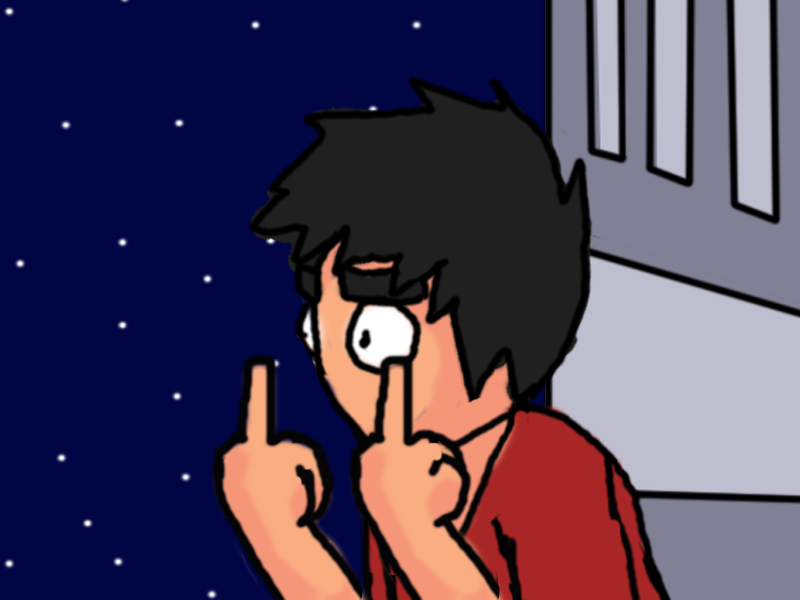
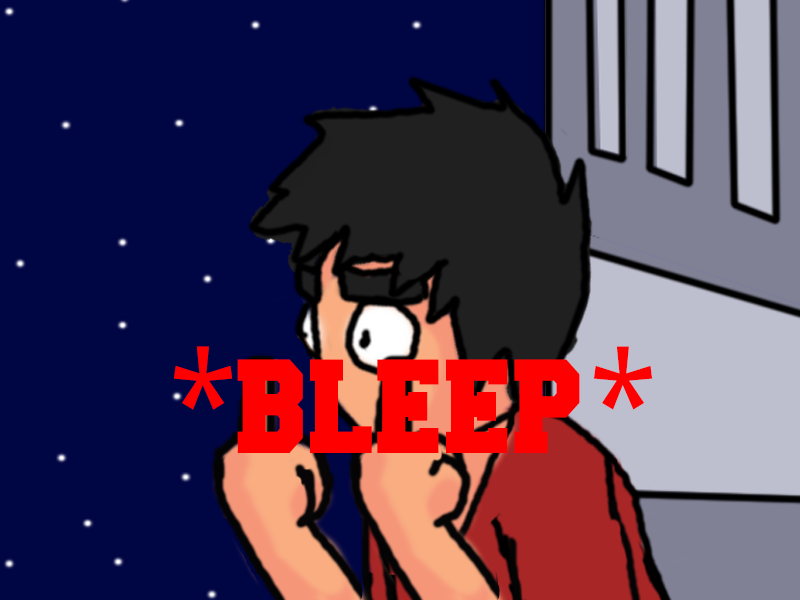
Two versions of the same layered image (800x600). Layer-by-layer changes:
added layer "*bleep*" above "Layer 12" over 174, 346, 652, 453
